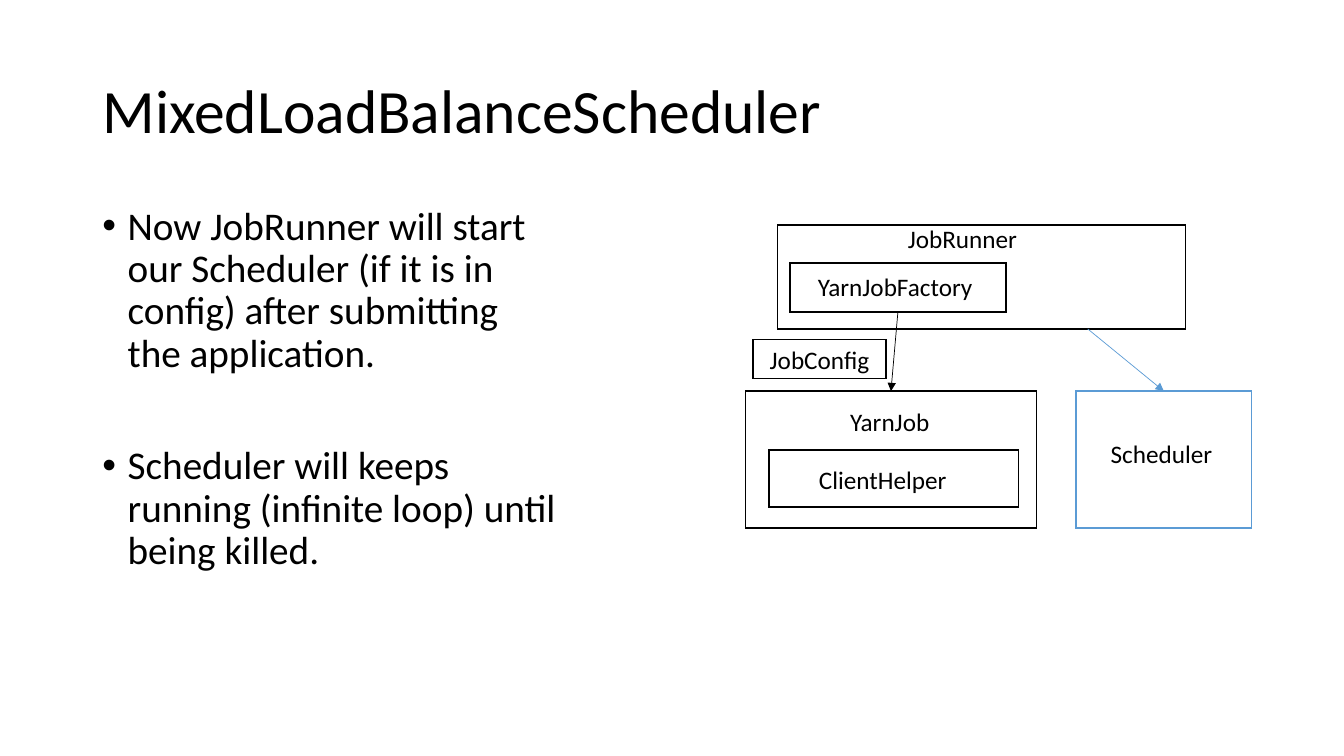
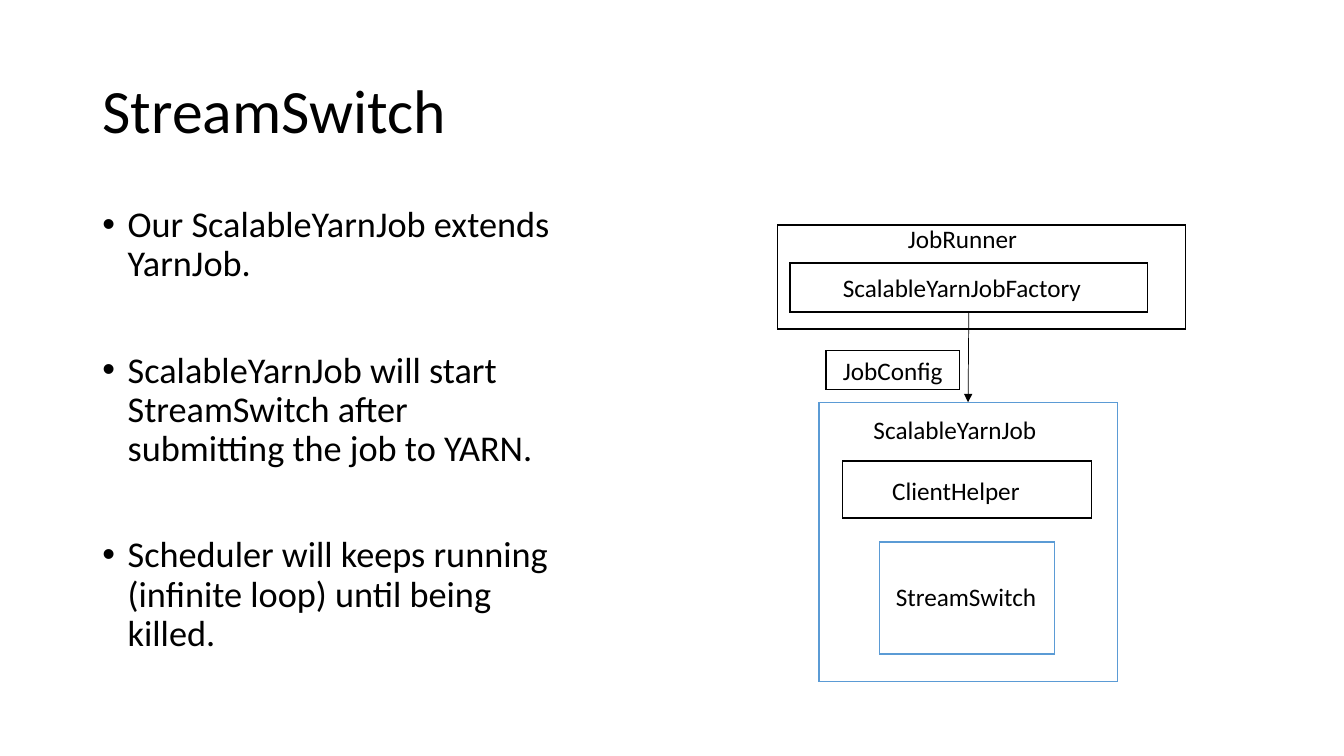
Before and after one commit to Swrrt/Samza-Documents, a slide deck: slide 2 of Documentation/DelayGuaranteeStructure.pptx. Drawn at 1344x756 pixels with LibreOffice and Linux fonts; fonts in the diff are those of the drawing. Boxes give left, top, right and bottom in pixels: in the first picture for what was removed or moved away, otherwise in the second. Text is boxed around its words. In the diff, an @@ line names an element or a change of style, - is before the commit and + after.

```diff
--- a/Documentation/DelayGuaranteeStructure.pptx
+++ b/Documentation/DelayGuaranteeStructure.pptx
@@ title at [102, 90, 445, 134]: text changed @@
-MixedLoadBalanceScheduler
+StreamSwitch
@@ text at [128, 211, 549, 468]: text changed; size 28 to 25.9 pt @@
-• Now JobRunner will start our Scheduler (if it is in config) after submitting the application.
+• Our ScalableYarnJob extends YarnJob.
+• ScalableYarnJob will start StreamSwitch after submitting the job to YARN.
@@ rectangle: place and size @@
-rectangle at [790, 263, 1006, 312]
+rectangle at [790, 263, 1148, 312]
@@ text at [843, 279, 1081, 301]: text changed @@
-YarnJobFactory
+ScalableYarnJobFactory
@@ arrow moved from (898, 312) - (891, 391) to (969, 312) - (968, 402) @@
@@ arrow removed from (1088, 329) to (1165, 391) @@
@@ rectangle "JobConfig": place and size @@
-rectangle "JobConfig" at [753, 340, 886, 379]
+rectangle "JobConfig" at [827, 351, 960, 390]
@@ rectangle: place and size @@
-rectangle at [746, 391, 1036, 528]
+rectangle at [819, 402, 1117, 682]
@@ rectangle at [819, 402, 1117, 682]: outline #000000 1 pt to #5B9BD5 1 pt @@
@@ text at [873, 421, 1036, 439]: text changed @@
-YarnJob
+ScalableYarnJob
@@ text removed at [1111, 445, 1212, 463] @@
-Scheduler
@@ rectangle: place and size @@
-rectangle at [769, 450, 1018, 507]
+rectangle at [843, 461, 1092, 518]
@@ text "ClientHelper": place and size @@
-text "ClientHelper" at [819, 471, 946, 493]
+text "ClientHelper" at [892, 482, 1019, 504]
@@ text at [128, 541, 548, 647]: size 28 to 25.9 pt in "Scheduler will keeps running (infinite loop) until ..." @@
@@ rectangle: place and size @@
-rectangle at [1077, 391, 1252, 528]
+rectangle at [879, 542, 1055, 654]
@@ text added at [896, 588, 1036, 606], 18 pt, text #000000 @@
+StreamSwitch
```
Also in this commit, not shown: 14 other slides changed, 58 slides added, 10 slides removed.
